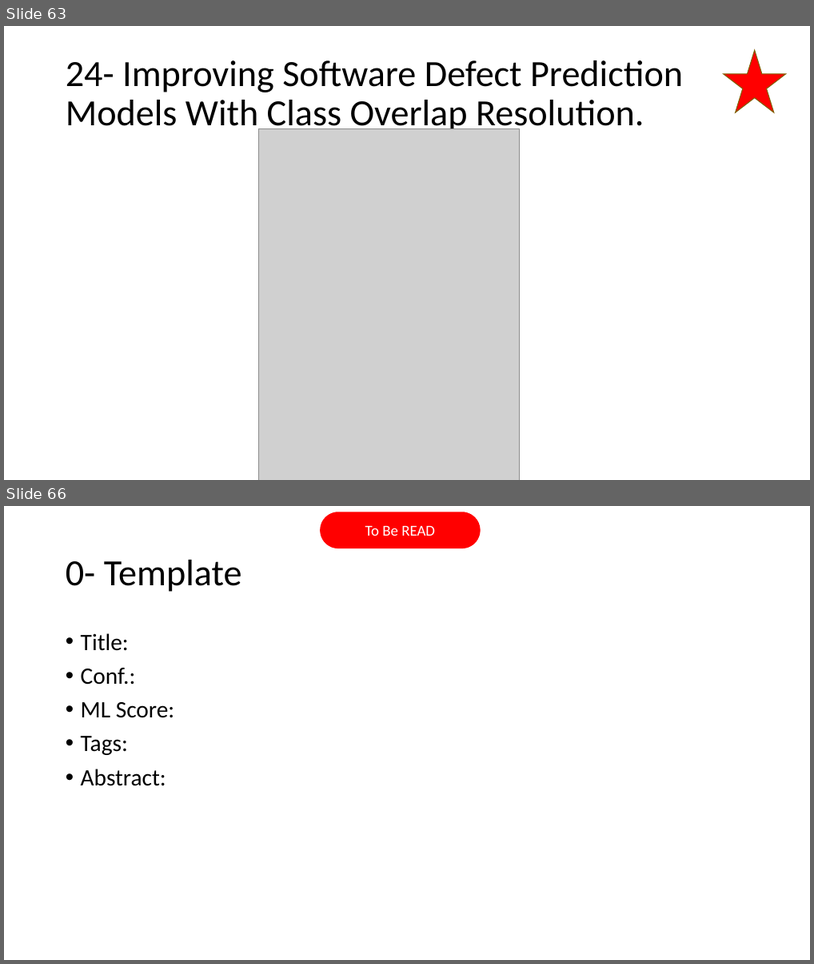
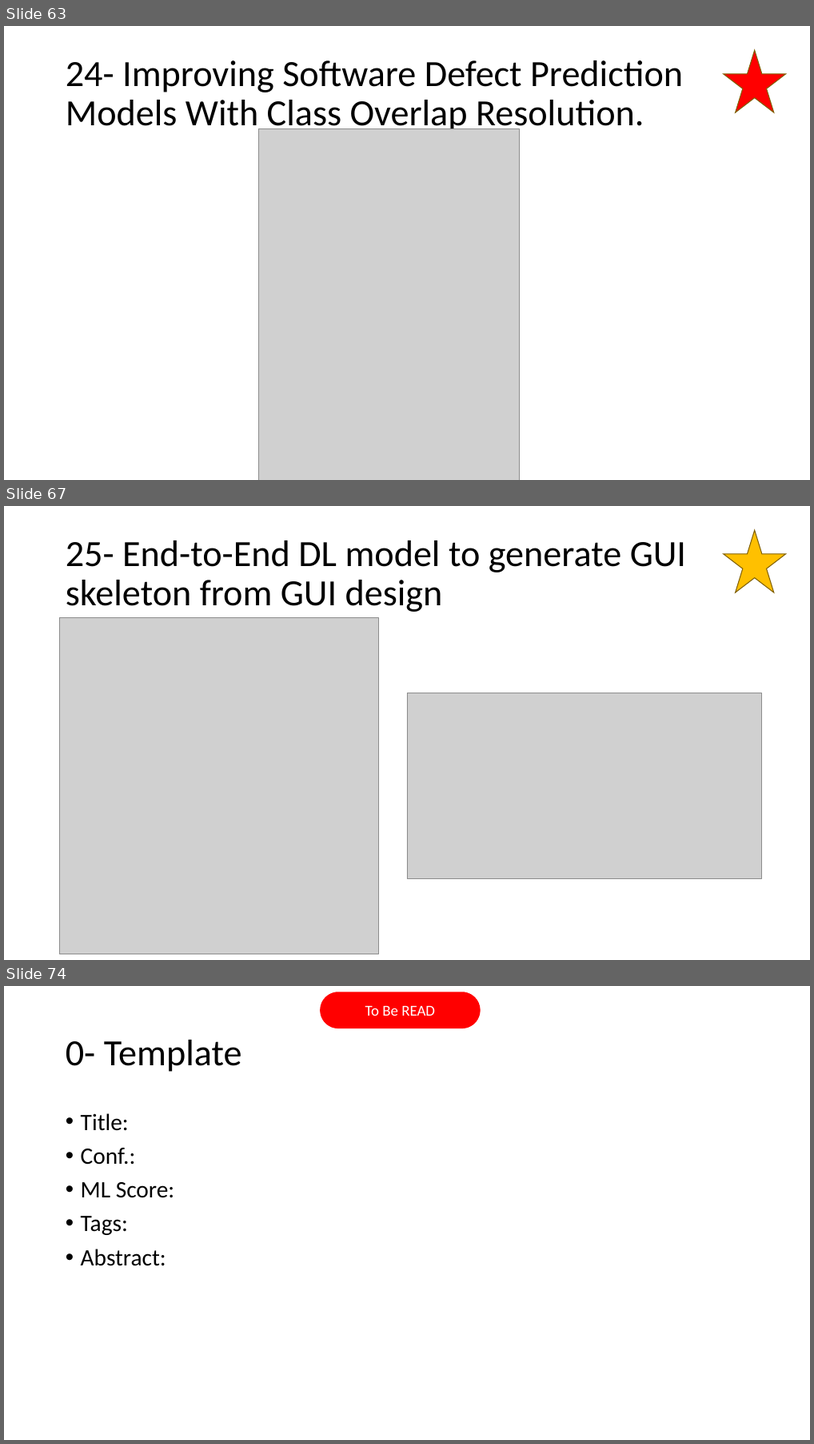
Before and after one commit to AhmadM-DL/SEML, a slide deck: SEML.pptx. Shown one above the other, each under a label of ours: slides 63 and 66 before the commit, slides 63, 67 and 74 after it; the slides between them are not shown. The pictures are 814x964 and 814x1444 pixels, drawn with LibreOffice and Linux fonts; fonts in the diff are those of the drawing; grey boxes stand for pictures. Boxes give left, top, right and bottom in pixels: in the first picture for what was removed or moved away, otherwise in the second. Text is boxed around its words. In the diff, an @@ line names an element or a change of style, - is before the commit and + after.

```diff
--- a/SEML.pptx
+++ b/SEML.pptx
@@ slide 67 added at [4,506,810,960], background #FFFFFF @@
@@ title added at [66,540,686,612], 44 pt, text #000000 @@
+25- End-to-End DL model to generate GUI skeleton from GUI design
@@ star added at [724,530,786,592], fill #FFC000, outline #806000 1 pt @@
@@ picture added at [60,618,379,954] @@
@@ picture added at [407,693,762,880] @@
@@ what was slide 66 is now slide 74 @@
```
Also in this commit, not shown: 2 slides changed, 7 other slides added, 7 other files.
